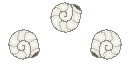
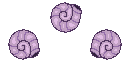
Layered file, before and after one edit (128px x 64px). Changes by layer:
painted on "Snail" over left=8, top=2, right=122, bottom=60
